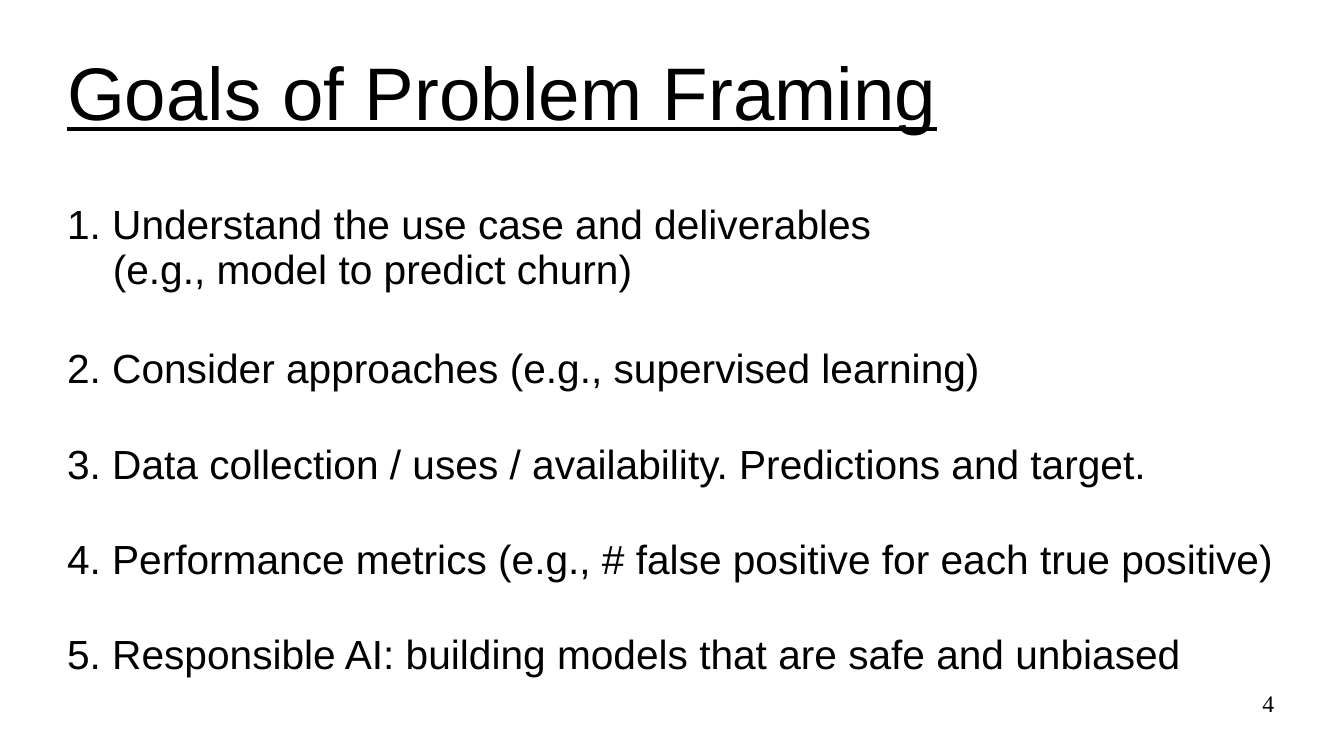
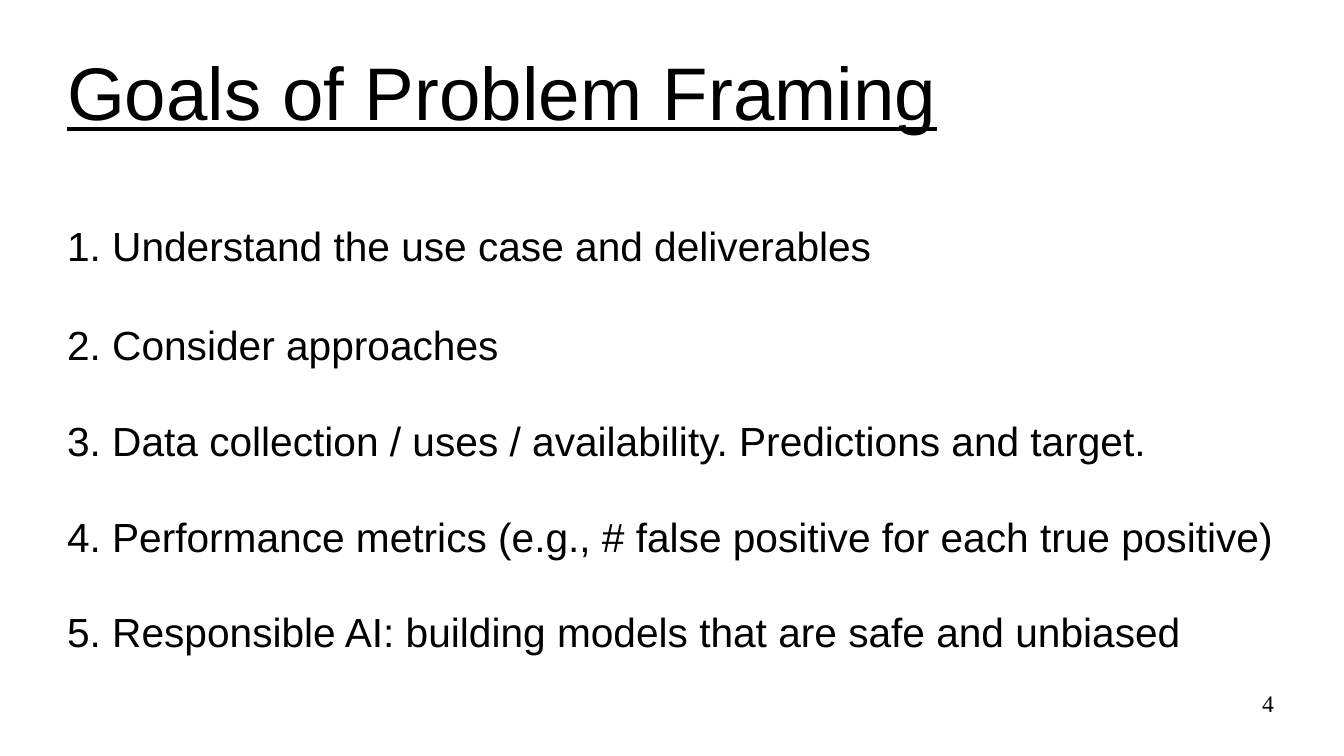
Before and after one commit to UVADS/ds6011, a slide deck: slide 4 of 03_ml_problem_framing.ppt. Drawn at 1344x756 pixels with LibreOffice and Linux fonts; fonts in the diff are those of the drawing. Boxes give left, top, right and bottom in pixels: in the first picture for what was removed or moved away, otherwise in the second. Text is boxed around its words. In the diff, an @@ line names an element or a change of style, - is before the commit and + after.

Commit message:
added to problem framing

```diff
--- a/03_ml_problem_framing.ppt
+++ b/03_ml_problem_framing.ppt
@@ subtitle at bbox=[67, 231, 871, 368]: text changed @@
-1. Understand the use case and deliverables
-(e.g., model to predict churn)
-2. Consider approaches (e.g., supervised learning)
+1. Understand the use case and deliverables
+2. Consider approaches
```
Also in this commit, not shown: 2 other slides changed, 2 slides added.
